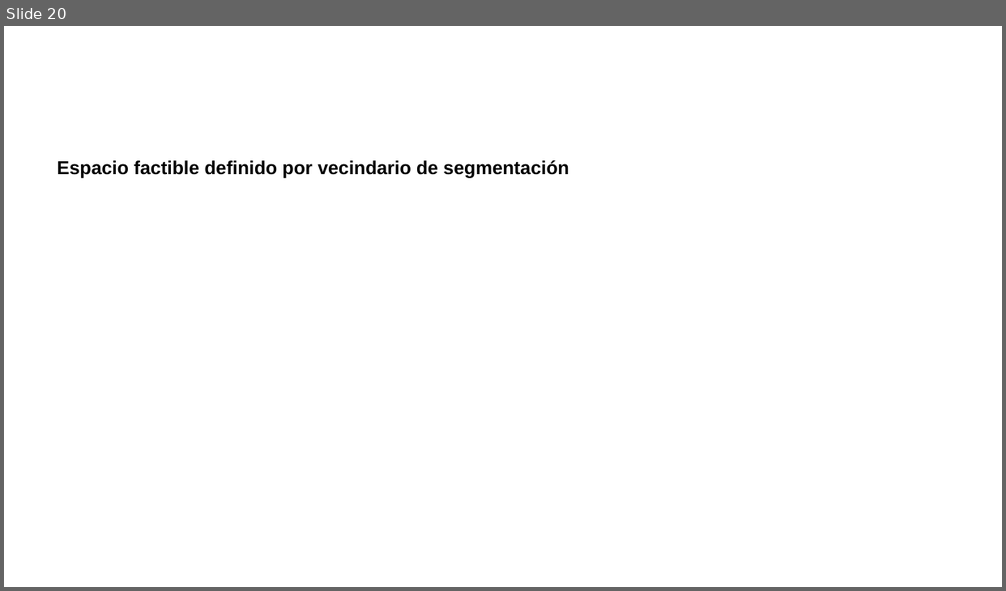
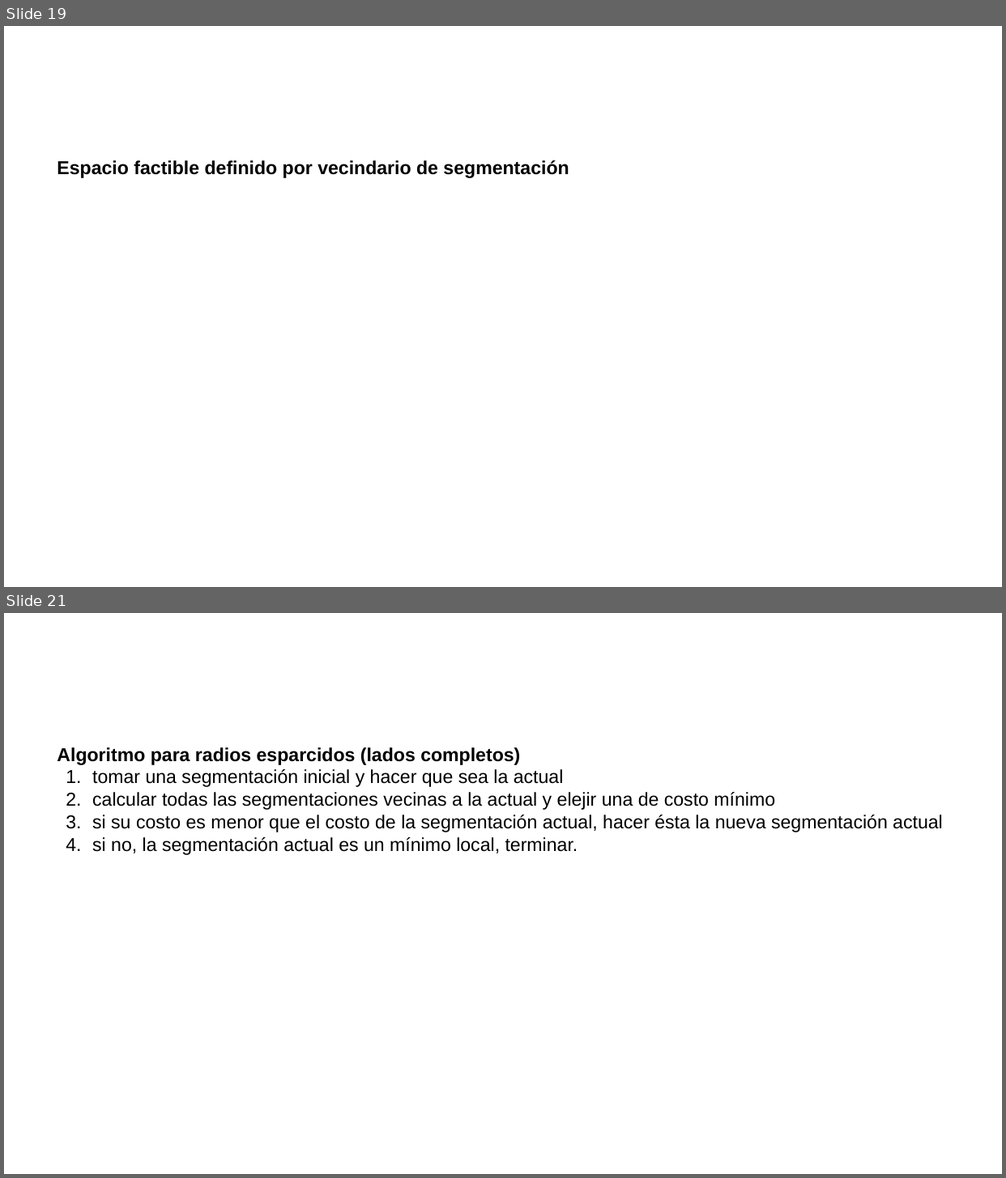
Before and after one commit to neptuso/Charlas, a slide deck: IDERA/segmentos.censo2022.pptx. Shown one above the other, each under a label of ours: slide 20 before the commit, slides 19 and 21 after it; the slides between them are not shown. The pictures are 1006x591 and 1006x1178 pixels, drawn with LibreOffice and Linux fonts; fonts in the diff are those of the drawing; background and template pictures are left out. Boxes give left, top, right and bottom in pixels: in the first picture for what was removed or moved away, otherwise in the second. Text is boxed around its words. In the diff, an @@ line names an element or a change of style, - is before the commit and + after.

```diff
--- a/IDERA/segmentos.censo2022.pptx
+++ b/IDERA/segmentos.censo2022.pptx
@@ slide 21 added at (x1=4, y1=613, x2=1002, y2=1174), background picture (left out) @@
@@ text added at (x1=57, y1=747, x2=943, y2=855), 18 pt, text #000000 @@
+Algoritmo para radios esparcidos (lados completos)
+1. tomar una segmentación inicial y hacer que sea la actual
+2. calcular todas las segmentaciones vecinas a la actual y elejir una de costo mínimo
+3. si su costo es menor que el costo de la segmentación actual, hacer ésta la nueva segmentación actual
+4. si no, la segmentación actual es un mínimo local, terminar.
@@ what was slide 20 is now slide 19 @@
```
Also in this commit, not shown: 3 slides changed, 3 other slides added, 2 slides removed.
